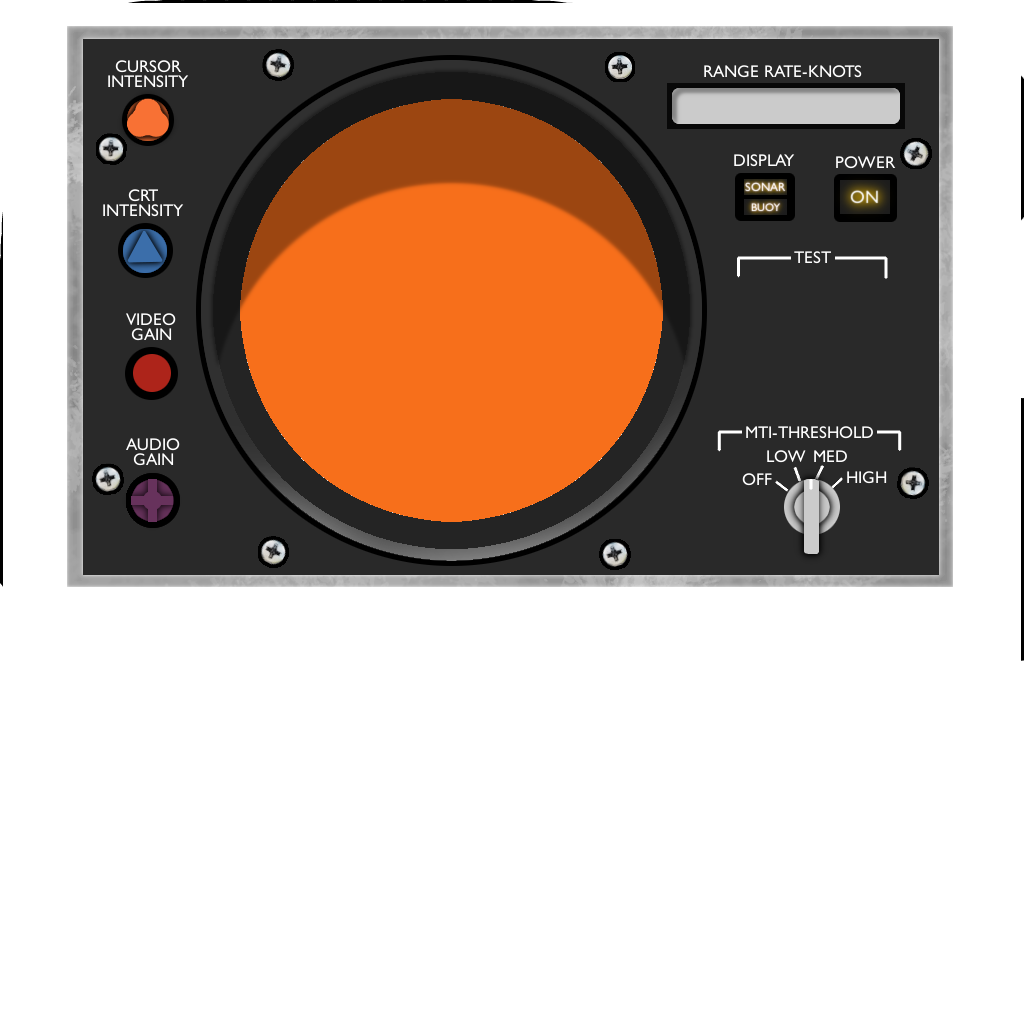
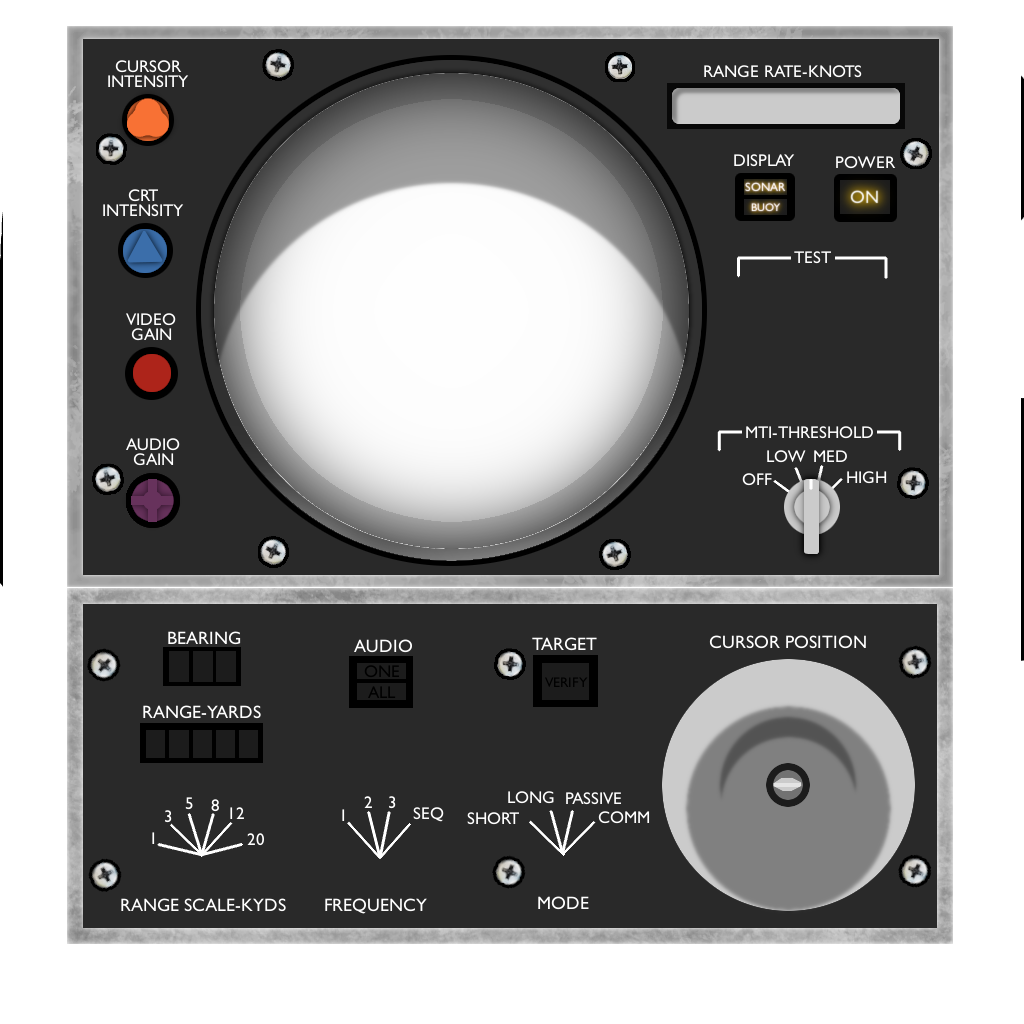
Before/after of a 1024 × 1024 layered artwork. What changed in the layer stack:
hid group "Big knob" (6 layers), moved it into group "SOURCES" over bbox(781, 466, 843, 554)
added group "Shadows" with 2 layers above "Cursor position knob" over bbox(205, 64, 862, 804)
moved "Layer #6" into group "Shadows" over bbox(214, 64, 689, 371)
added layer "Layer #40" (35%) in group "Shadows" over bbox(714, 711, 862, 804)
added group "Range-yards" with 1 layers above "Bearing" over bbox(140, 723, 263, 763)
added layer "Layer #35" in group "Range-yards" over bbox(140, 723, 263, 763)
added group "Knobs" with 5 layers above "Range rate" over bbox(114, 85, 843, 567)
added layer "MTI-THRESHOLD knob" in group "Knobs" over bbox(781, 466, 843, 554)
added group "Sonar control" with 34 layers above "Scope" over bbox(67, 588, 953, 944)
added group "Sonar control text" with 22 layers in group "Sonar control" over bbox(121, 631, 866, 914)
added group "Curson knob background" with 5 layers in group "Sonar control" over bbox(662, 659, 915, 917)
added layer "Layer #50" (37%) in group "Curson knob background" over bbox(680, 700, 897, 917)
added layer "Layer #38" in group "Curson knob background" over bbox(662, 659, 915, 911)
moved "Pasted Layer #1" into group "Sonar control", painted on it over bbox(86, 52, 932, 892)
added layer "Layer #33" in group "Sonar control" over bbox(157, 810, 596, 859)
added layer "Layer #32" in group "Sonar control" over bbox(67, 588, 953, 944)
added layer "Layer #31" in group "Sonar control" over bbox(67, 588, 953, 944)
added layer "Layer #30" in group "Sonar control" over bbox(67, 588, 953, 944)
moved "Scope text" into group "Scope" over bbox(103, 60, 843, 486)
painted on "Layer #29" over bbox(95, 0, 929, 568)
painted on "Layer #5" over bbox(240, 99, 663, 522)
moved "Layer #7" into group "Scope", painted on it over bbox(122, 73, 689, 549)
painted on "Layer #2" over bbox(214, 73, 689, 549)
…and 53 more changes (38 added, 1 painted, 14 removed)
